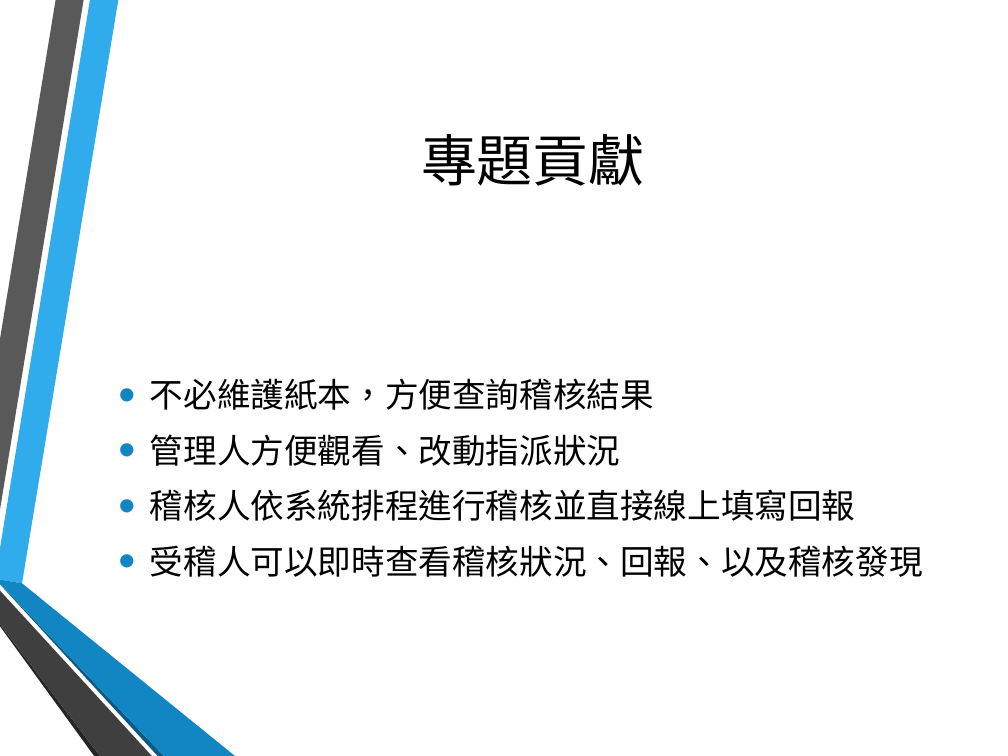
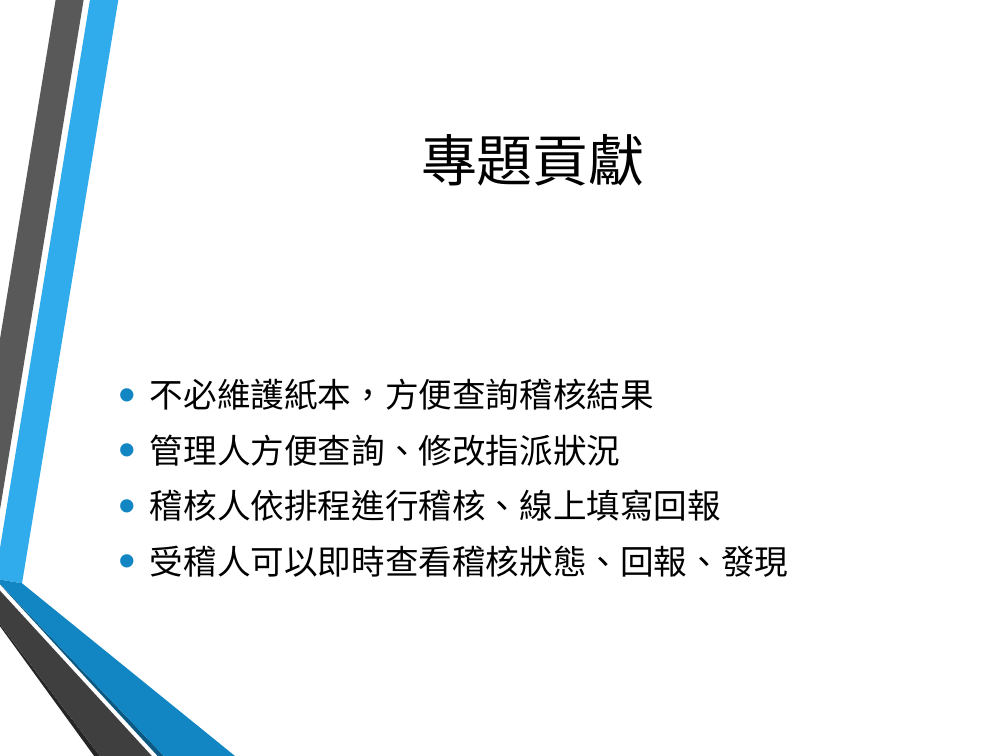
Before and after one commit to hsinewu/pia, a slide deck: slide 18 of Contest/FinalPresentation.pptx. Drawn at 1008x756 pixels with LibreOffice and Linux fonts; fonts in the diff are those of the drawing; background and template pictures are left out. Boxes give left, top, right and bottom in pixels: in the first picture for what was removed or moved away, otherwise in the second. Text is boxed around its words. In the diff, an @@ line names an element or a change of style, - is before the commit and + after.

Commit message:
update final presentation

```diff
--- a/Contest/FinalPresentation.pptx
+++ b/Contest/FinalPresentation.pptx
@@ text at (x1=150, y1=434, x2=788, y2=577): text changed @@
-• 管理人方便觀看、改動指派狀況
-• 稽核人依系統排程進行稽核並直接線上填寫回報
-• 受稽人可以即時查看稽核狀況、回報、以及稽核發現
+• 管理人方便查詢、修改指派狀況
+• 稽核人依排程進行稽核、線上填寫回報
+• 受稽人可以即時查看稽核狀態、回報、發現
```
Also in this commit, not shown: 2 other slides changed, 4 slides added.
